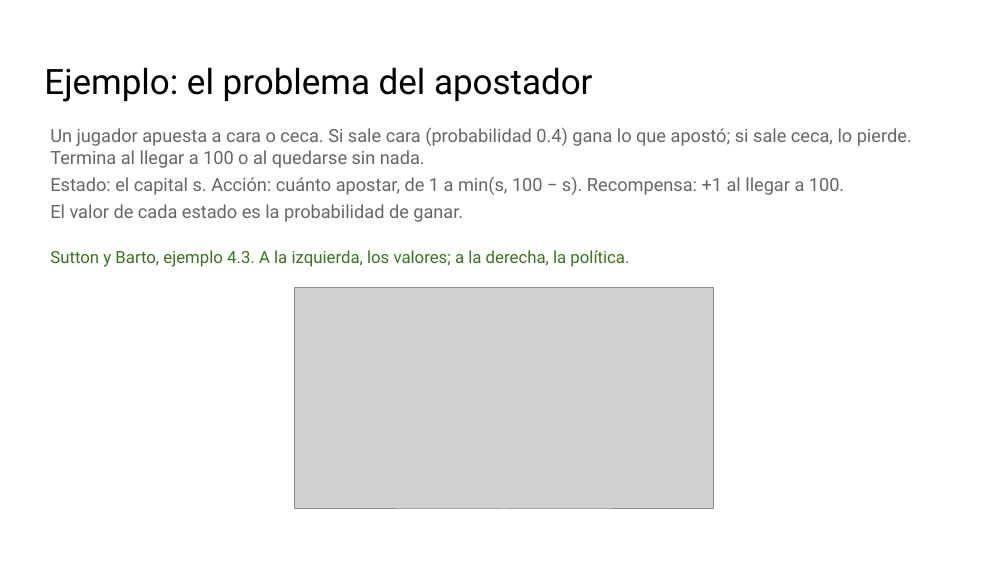
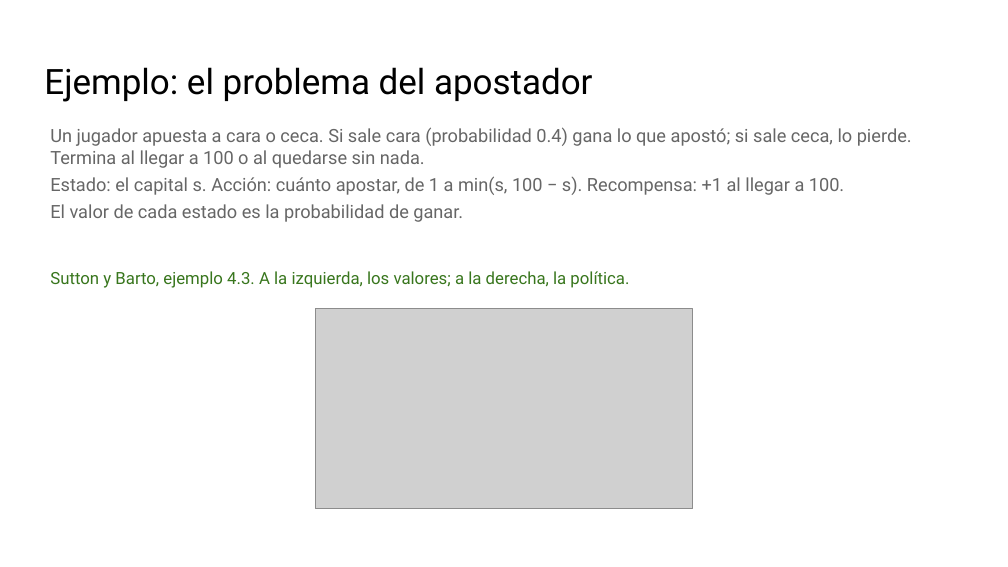
Before and after one commit to telsesser/2026-ML-UNLU, a slide deck: slide 23 of 03-refuerzos/presentaciones/C3-1_ Decisiones secuenciales y Q-learning.pptx (slide 17 before the commit). Drawn at 1008x567 pixels with LibreOffice and Linux fonts; fonts in the diff are those of the drawing; grey boxes stand for pictures; background and template pictures are left out. Boxes give left, top, right and bottom in pixels: in the first picture for what was removed or moved away, otherwise in the second. Text is boxed around its words. In the diff, an @@ line names an element or a change of style, - is before the commit and + after.

```diff
--- a/03-refuerzos/presentaciones/C3-1_ Decisiones secuenciales y Q-learning.pptx
+++ b/03-refuerzos/presentaciones/C3-1_ Decisiones secuenciales y Q-learning.pptx
@@ text "Sutton y Barto, ejemplo 4.3. ...": place and size @@
-text "Sutton y Barto, ejemplo 4.3. ..." at [50,250,629,267]
+text "Sutton y Barto, ejemplo 4.3. ..." at [50,271,629,288]
@@ picture: place and size @@
-picture at [294,287,714,509]
+picture at [316,309,694,509]
```
Also in this commit, not shown: 13 other slides changed, 7 slides added, 23 other files.
